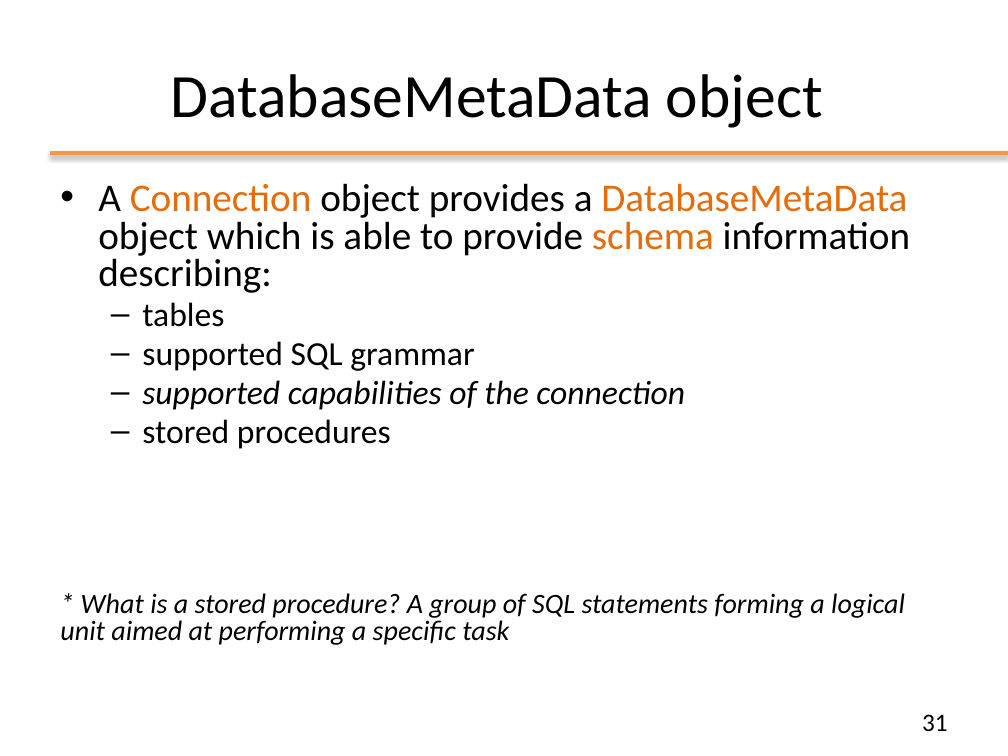
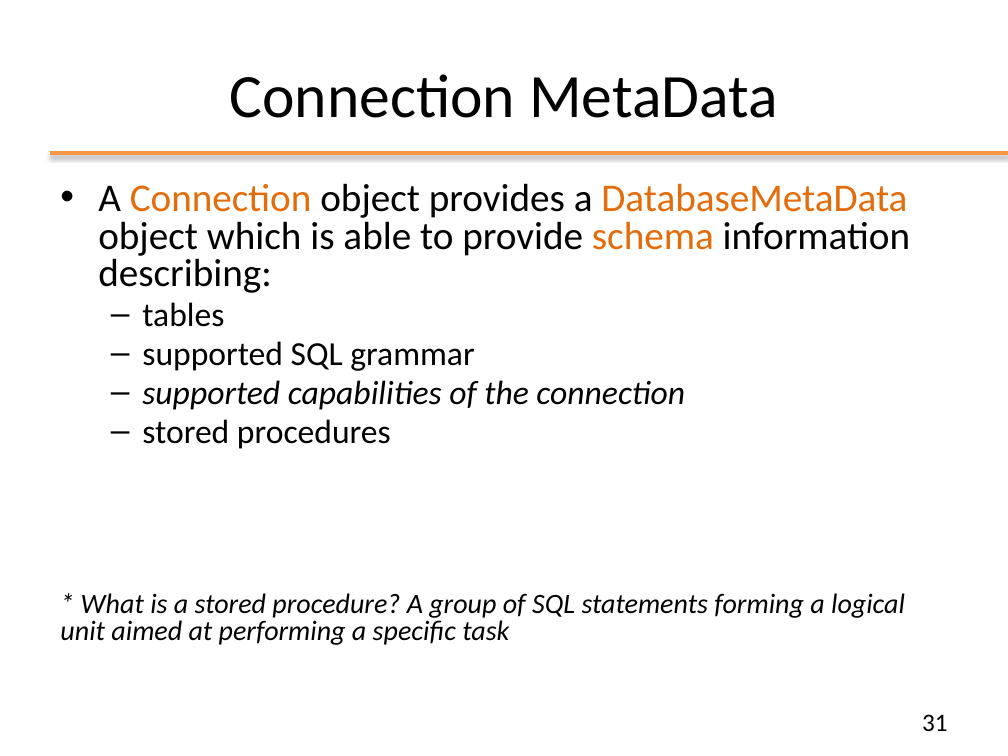
Before and after one commit to Andrea99-beep/ooprogramming, a slide deck: slide 31 of slides/ppt/08_JDBC.pptx. Drawn at 1008x756 pixels with LibreOffice and Linux fonts; fonts in the diff are those of the drawing; background and template pictures are left out. Boxes give left, top, right and bottom in pixels: in the first picture for what was removed or moved away, otherwise in the second. Text is boxed around its words. In the diff, an @@ line names an element or a change of style, - is before the commit and + after.

```diff
--- a/slides/ppt/08_JDBC.pptx
+++ b/slides/ppt/08_JDBC.pptx
@@ title at [230,74,778,118]: text changed @@
-DatabaseMetaData object
+Connection MetaData
```
Also in this commit, not shown: 3 other slides changed, 1 other file.
